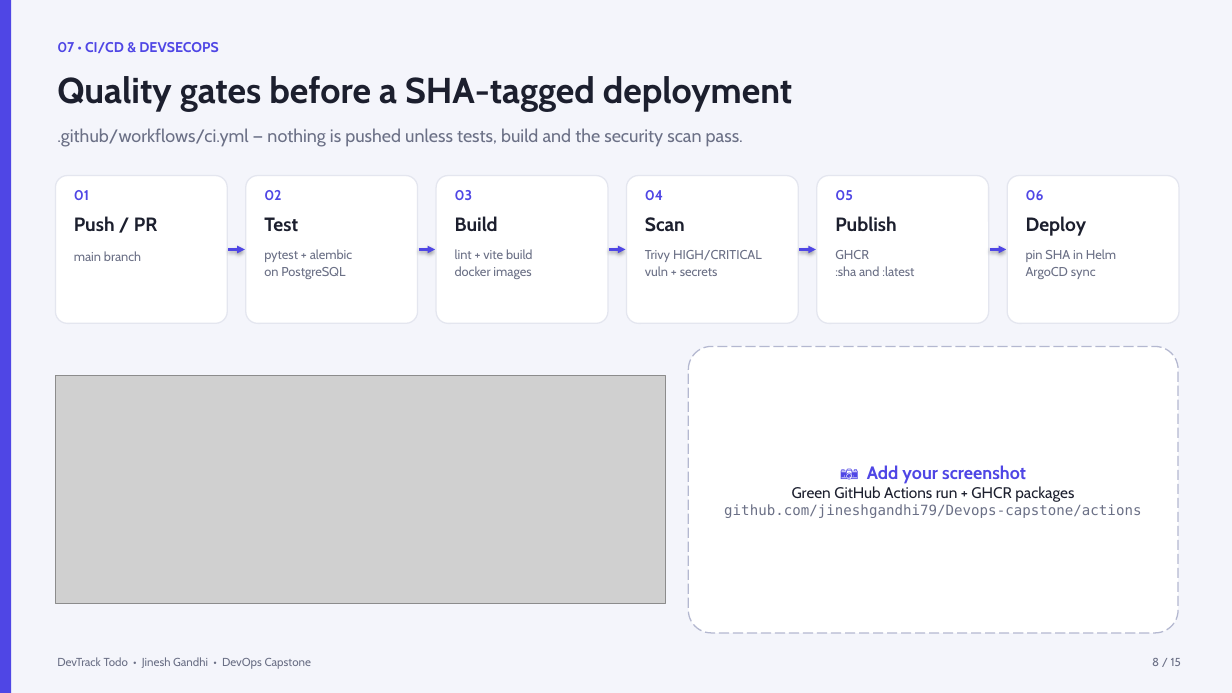
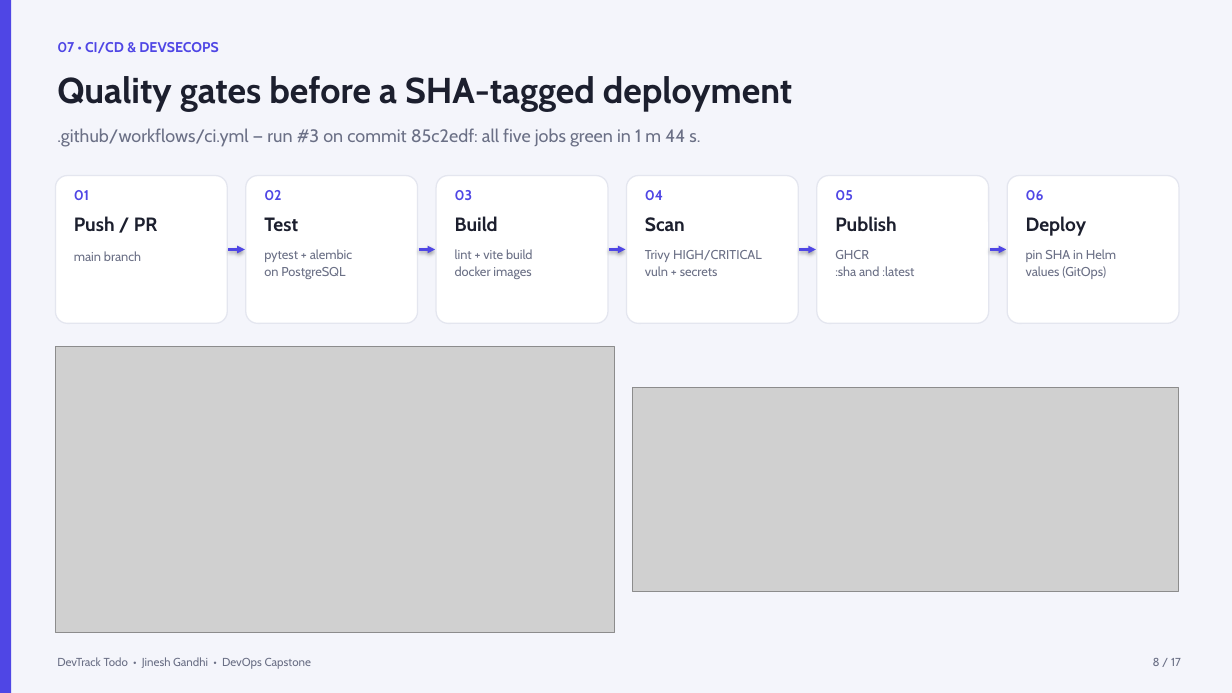
Before and after one commit to jineshgandhi79/Devops-capstone, a slide deck: slide 8 of demo/ppt/presentation.pptx. Drawn at 1232x693 pixels with LibreOffice and Linux fonts; fonts in the diff are those of the drawing; grey boxes stand for pictures. Boxes give left, top, right and bottom in pixels: in the first picture for what was removed or moved away, otherwise in the second. Text is boxed around its words. In the diff, an @@ line names an element or a change of style, - is before the commit and + after.

```diff
--- a/demo/ppt/presentation.pptx
+++ b/demo/ppt/presentation.pptx
@@ text at <box>57,128,700,147</box>: text changed @@
-.github/workflows/ci.yml — nothing is pushed unless tests, build and the security scan pass.
+.github/workflows/ci.yml — run #3 on commit 85c2edf: all five jobs green in 1 m 44 s.
@@ text at <box>1026,249,1116,279</box>: text changed @@
-pin SHA in Helm
-ArgoCD sync
+pin SHA in Helm
+values (GitOps)
@@ picture: place and size @@
-picture at <box>55,376,665,604</box>
+picture at <box>55,347,615,633</box>
@@ rounded rectangle removed at <box>689,347,1178,633</box> @@
-📷 Add your screenshot
-Green GitHub Actions run + GHCR packages
-github.com/jineshgandhi79/Devops-capstone/actions
@@ picture added at <box>633,388,1178,592</box> @@
@@ text at <box>1153,658,1181,666</box>: text changed @@
-8 / 15
+8 / 17
```
Also in this commit, not shown: 11 other slides changed, 3 slides added, 1 slide removed, 16 other files.
